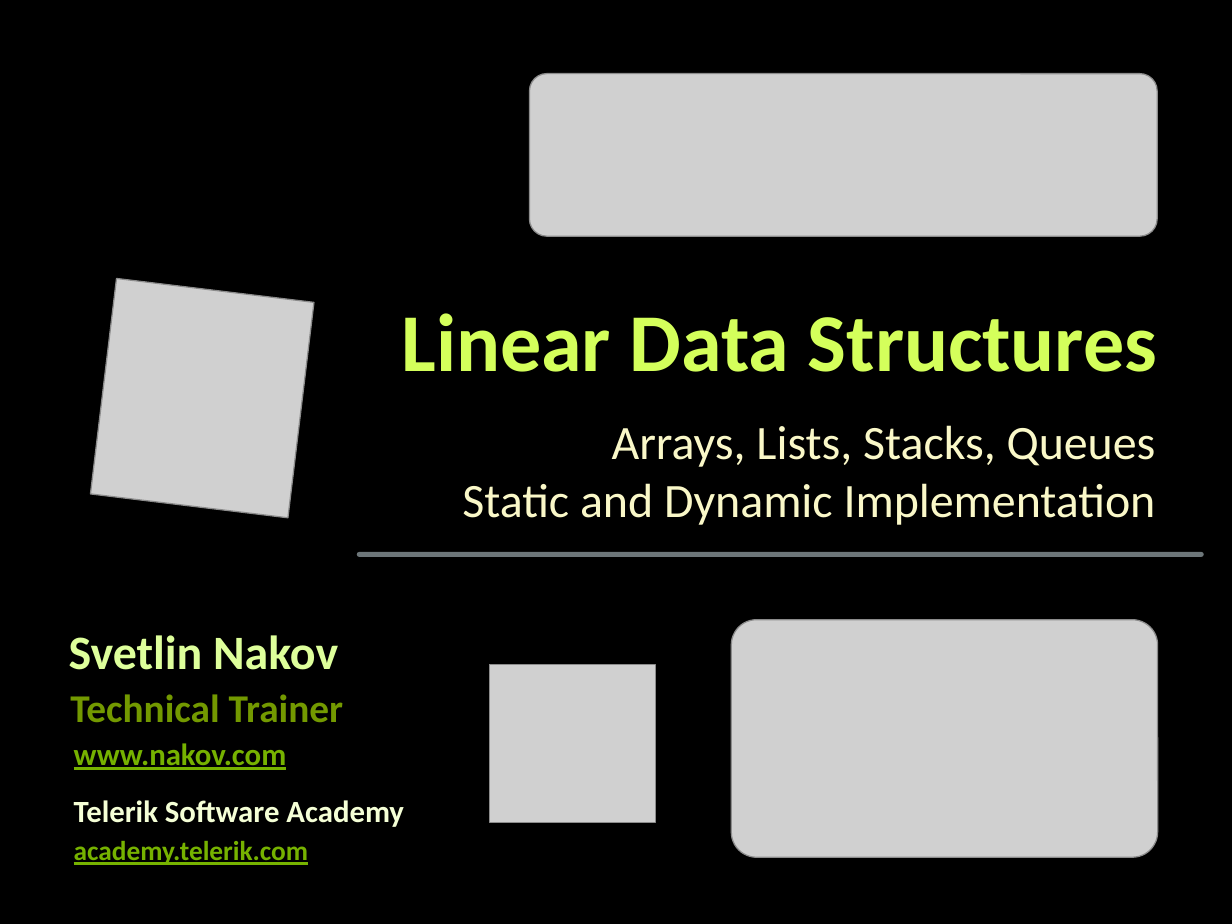
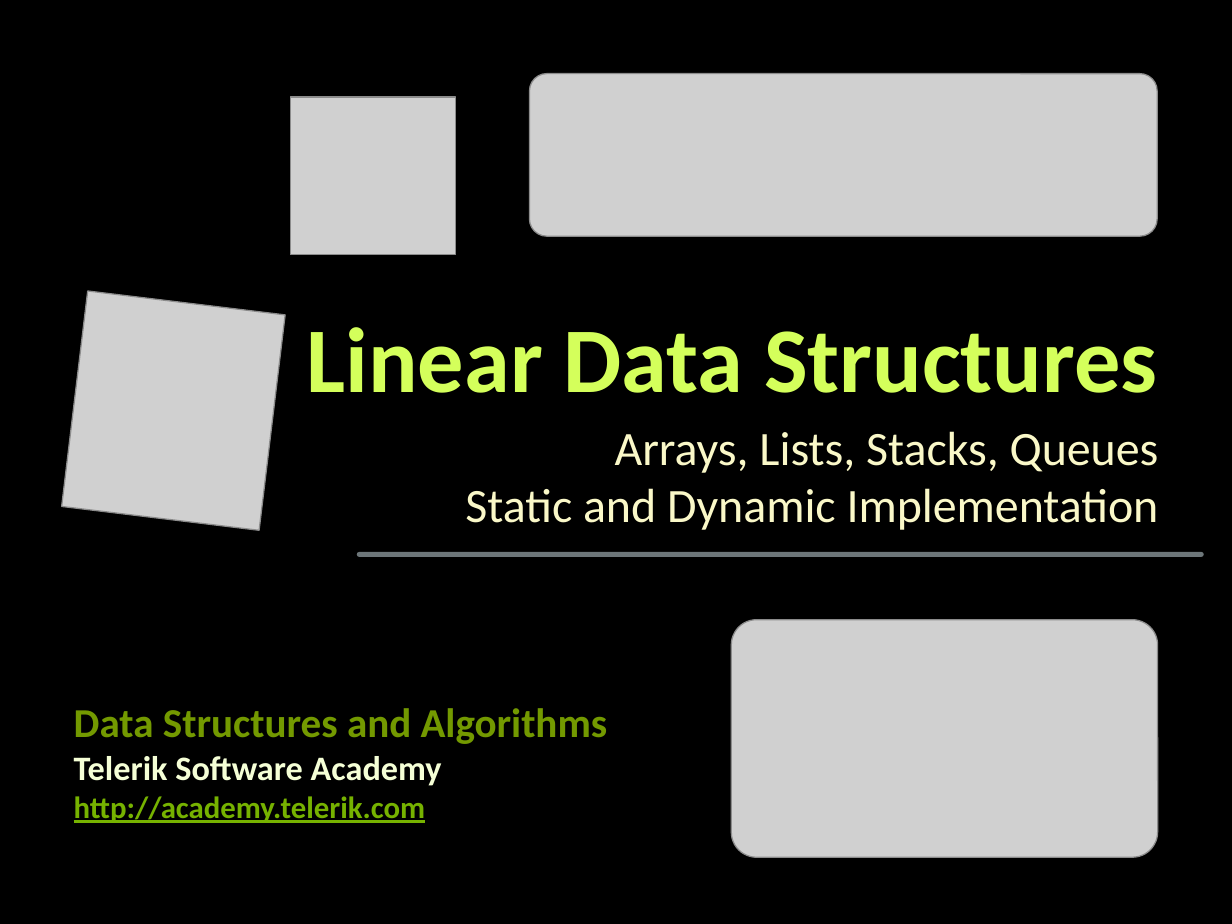
Before and after one commit to martin-nikolov/Telerik-Academy, a slide deck: slide 1 of Programming with C#/5. C# Data Structures and Algorithms/02. Linear Data Structures/Linear-Data-Structures.pptx. Drawn at 1232x924 pixels with LibreOffice and Linux fonts; fonts in the diff are those of the drawing; grey boxes stand for pictures; background and template pictures are left out. Boxes give left, top, right and bottom in pixels: in the first picture for what was removed or moved away, otherwise in the second. Text is boxed around its words. In the diff, an @@ line names an element or a change of style, - is before the commit and + after.

```diff
--- a/Programming with C#/5. C# Data Structures and Algorithms/02. Linear Data Structures/Linear-Data-Structures.pptx
+++ b/Programming with C#/5. C# Data Structures and Algorithms/02. Linear Data Structures/Linear-Data-Structures.pptx
@@ picture: place and size @@
-picture at (490,664,655,822)
+picture at (291,97,456,255)
@@ title "Linear Data Structures": place and size @@
-title "Linear Data Structures" at (401,313,1157,372)
+title "Linear Data Structures" at (307,327,1157,393)
@@ title "Linear Data Structures" at (307,327,1157,393): size 48 to 54 pt @@
@@ picture: place and size @@
-picture at (90,278,314,518)
+picture at (62,291,286,530)
@@ subtitle "Arrays, Lists, Stacks, Queues Static ...": place and size @@
-subtitle "Arrays, Lists, Stacks, Queues Static ..." at (462,425,1156,525)
+subtitle "Arrays, Lists, Stacks, Queues Static ..." at (465,431,1159,530)
@@ text removed at (69,635,338,670) @@
-Svetlin Nakov
@@ text removed at (70,694,344,722) @@
-Technical Trainer
@@ text added at (74,708,608,744), 24 pt, text #739900, bold @@
+Data Structures and Algorithms
@@ text "Telerik Software Academy": place and size @@
-text "Telerik Software Academy" at (74,800,404,827)
+text "Telerik Software Academy" at (74,756,442,786)
@@ text "Telerik Software Academy" at (74,756,442,786): size 18 to 20 pt; indent changed; more space between paragraphs @@
@@ text removed at (74,743,287,770) @@
-www.nakov.com
@@ text at (74,796,425,823): text changed; size 16 to 18 pt @@
-academy.telerik.com
+http://academy.telerik.com
```
Also in this commit, not shown: 20 other slides changed, 4 other files.
